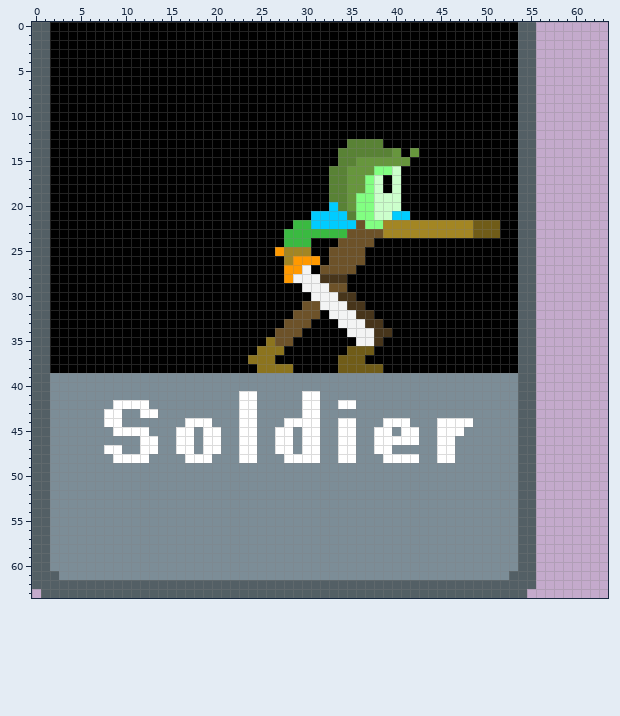
Pixel-art sprite: Kingdom Defense.gmx/sprites/images/sCard_unit2_1.png. That is the earlier state.
The file is 64x64 pixels.
The same view after the edit:
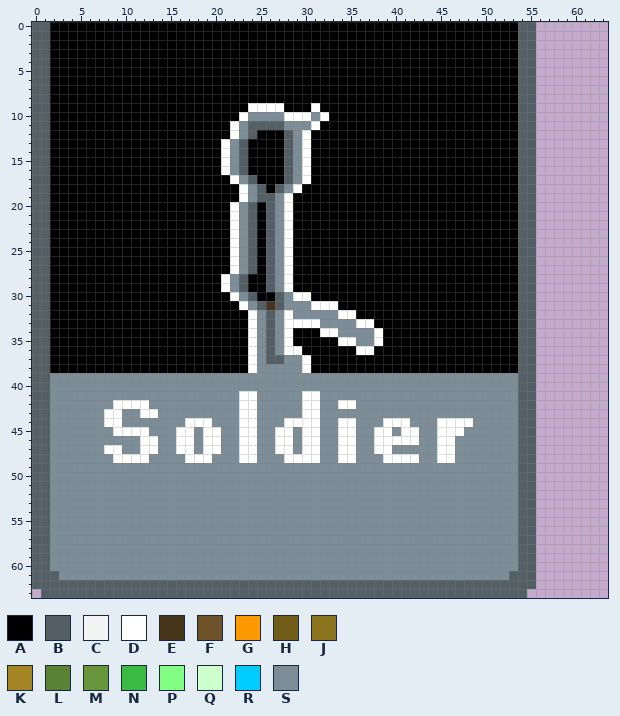
Palette (. is transparent): A #000000  B #535f65  C #f3f4f4  D #ffffff  E #47351b  F #6d5229  G #ff9900  H #705c18  J #8c741e  K #a38623  L #598235  M #67963d  N #3aba41  P #82ff82  Q #ccffcc  R #00ccff  S #7c8d97
The exact change:
@@ x 19..53 @@
  8 AAAAAAAAAAAAAAAAAAAAAAAAAAAAAAAAAAA
- 9 AAAAAAAAAAAAAAAAAAAAAAAAAAAAAAAAAAA
-10 AAAAAAAAAAAAAAAAAAAAAAAAAAAAAAAAAAA
-11 AAAAAAAAAAAAAAAAAAAAAAAAAAAAAAAAAAA
-12 AAAAAAAAAAAAAAAAAAAAAAAAAAAAAAAAAAA
-13 AAAAAAAAAAAAAAAALLLLAAAAAAAAAAAAAAA
-14 AAAAAAAAAAAAAAALLLLLLMAMAAAAAAAAAAA
-15 AAAAAAAAAAAAAAALLMMMMMMAAAAAAAAAAAA
-16 AAAAAAAAAAAAAALLMMMPPQAAAAAAAAAAAAA
-17 AAAAAAAAAAAAAALLMMPQAQAAAAAAAAAAAAA
-18 AAAAAAAAAAAAAALLMMPQAQAAAAAAAAAAAAA
-19 AAAAAAAAAAAAAALLMPPQQQAAAAAAAAAAAAA
-20 AAAAAAAAAAAAAARLMPPQQQAAAAAAAAAAAAA
-21 AAAAAAAAAAAARRRRLPPQQRRAAAAAAAAAAAA
-22 AAAAAAAAAANNRRRRRFPPKKKKKKKKKKHHHAA
-23 AAAAAAAAANNNNNNNFFFFKKKKKKKKKKHHHAA
-24 AAAAAAAAANNNAAAFFFFAAAAAAAAAAAAAAAA
-25 AAAAAAAAGKKKAAFFFFAAAAAAAAAAAAAAAAA
-26 AAAAAAAAAKGGGAFFFFAAAAAAAAAAAAAAAAA
-27 AAAAAAAAAGGCAFFFFAAAAAAAAAAAAAAAAAA
-28 AAAAAAAAAGCCCEEEAAAAAAAAAAAAAAAAAAA
-29 AAAAAAAAAAACCCFFAAAAAAAAAAAAAAAAAAA
-30 AAAAAAAAAAAACCCEEAAAAAAAAAAAAAAAAAA
-31 AAAAAAAAAAAFFCCCEEAAAAAAAAAAAAAAAAA
-32 AAAAAAAAAAFFFACCCEEAAAAAAAAAAAAAAAA
-33 AAAAAAAAAFFFAAACCCEEAAAAAAAAAAAAAAA
-34 AAAAAAAAFFFAAAAACCCEEAAAAAAAAAAAAAA
-35 AAAAAAAJFFAAAAAAACCEAAAAAAAAAAAAAAA
-36 AAAAAAJJJAAAAAAAHHHAAAAAAAAAAAAAAAA
-37 AAAAAJJJAAAAAAAHHHAAAAAAAAAAAAAAAAA
-38 AAAAAAJJJJAAAAAHHHHHAAAAAAAAAAAAAAA
+ 9 AAAAADDDDAAADAAAAAAAAAAAAAAAAAAAAAA
+10 AAAADSSSSDDDSDAAAAAAAAAAAAAAAAAAAAA
+11 AAADSBBBBSSSDAAAAAAAAAAAAAAAAAAAAAA
+12 AAADSBAAABSDAAAAAAAAAAAAAAAAAAAAAAA
+13 AADSBAAAABSDAAAAAAAAAAAAAAAAAAAAAAA
+14 AADSBAAAABSDAAAAAAAAAAAAAAAAAAAAAAA
+15 AADSBAAAABSDAAAAAAAAAAAAAAAAAAAAAAA
+16 AADSBAAAABSDAAAAAAAAAAAAAAAAAAAAAAA
+17 AAADSBAAABSDAAAAAAAAAAAAAAAAAAAAAAA
+18 AAAADSBABSDAAAAAAAAAAAAAAAAAAAAAAAA
+19 AAAADSBBSDAAAAAAAAAAAAAAAAAAAAAAAAA
+20 AAADSBABSDAAAAAAAAAAAAAAAAAAAAAAAAA
+21 AAADSBABSDAAAAAAAAAAAAAAAAAAAAAAAAA
+22 AAADSBABSDAAAAAAAAAAAAAAAAAAAAAAAAA
+23 AAADSBABSDAAAAAAAAAAAAAAAAAAAAAAAAA
+24 AAADSBABSDAAAAAAAAAAAAAAAAAAAAAAAAA
+25 AAADSBABSDAAAAAAAAAAAAAAAAAAAAAAAAA
+26 AAADSBABSDAAAAAAAAAAAAAAAAAAAAAAAAA
+27 AAADSBABSDAAAAAAAAAAAAAAAAAAAAAAAAA
+28 AADSBAABSDAAAAAAAAAAAAAAAAAAAAAAAAA
+29 AADSBAABSDAAAAAAAAAAAAAAAAAAAAAAAAA
+30 AAADSBAABSDDAAAAAAAAAAAAAAAAAAAAAAA
+31 AAAADSBEBSSSDDDAAAAAAAAAAAAAAAAAAAA
+32 AAAAADSBSDSSSSSDDAAAAAAAAAAAAAAAAAA
+33 AAAAADSBSDDDDSSSSDDAAAAAAAAAAAAAAAA
+34 AAAAADSBSDAAADDSSSSDAAAAAAAAAAAAAAA
+35 AAAAADSBSDAAAAADDSSDAAAAAAAAAAAAAAA
+36 AAAAADSBSDDAAAAAADDAAAAAAAAAAAAAAAA
+37 AAAAADSBBSSDAAAAAAAAAAAAAAAAAAAAAAA
+38 AAAAADSSSSSDAAAAAAAAAAAAAAAAAAAAAAA
 39 SSSSSSSSSSSSSSSSSSSSSSSSSSSSSSSSSSS
Boxes around the changes in both pictures, in picture pixels (x1, y1, x2, y2):
changed: (221, 103, 500, 373)
